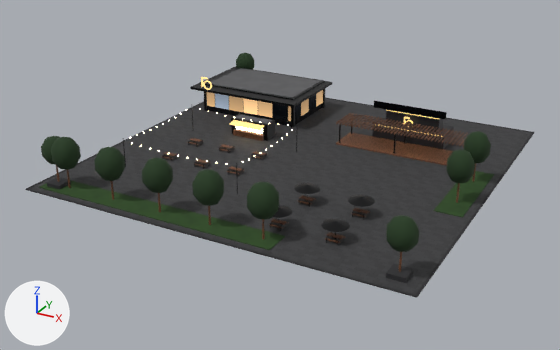
Renders of the glTF model assets-src/models/buildings/fans/fans_L3.glb from each side of a commit.
Rendered twice from a 50 mm camera at (51.2, -100.2, 46.5) aimed at (-1.8, -3.8, -1.7). The axes (+X, +Y, +Z) are drawn at lower left. The lights are the same throughout. The picture after the commit comes second.

Names of what the first picture shows: 'black_metal_fans_L3', 'cladding_fans_L3', 'concrete_dark_fans_L3', 'emissive_curtain_fans_L3', 'emissive_led_fans_L3', 'foliage_fans_L3', 'glass_fans_L3', 'lawn_fans_L3', 'paving_fans_L3', 'roofing_fans_L3', 'wood_fans_L3' and 1 more.
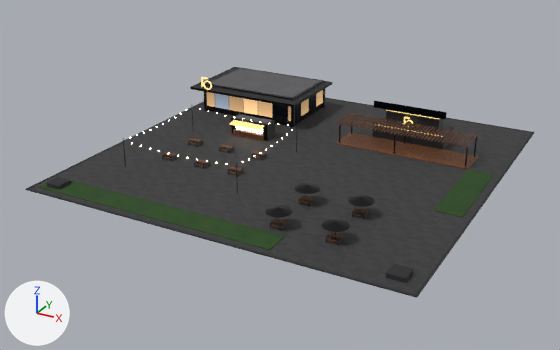
What differs and where, as boxes (x1, y1, x2, y2) in the pictures (560 x 350 px):
```json
{"object": "foliage_fans_L3", "change": "deleted", "before": [41, 53, 491, 252]}
```

The change, as JSON lines over the scene's bpy script:
```json
{"op": "remove", "block": "ob_foliage_fans_l3", "code": ["ob_foliage_fans_l3 = bpy.data.objects.new('foliage_fans_L3', me_foliage_fans_l3)", "ob_foliage_fans_l3.location = (0.0, 0.0, 0.0)"]}
```
